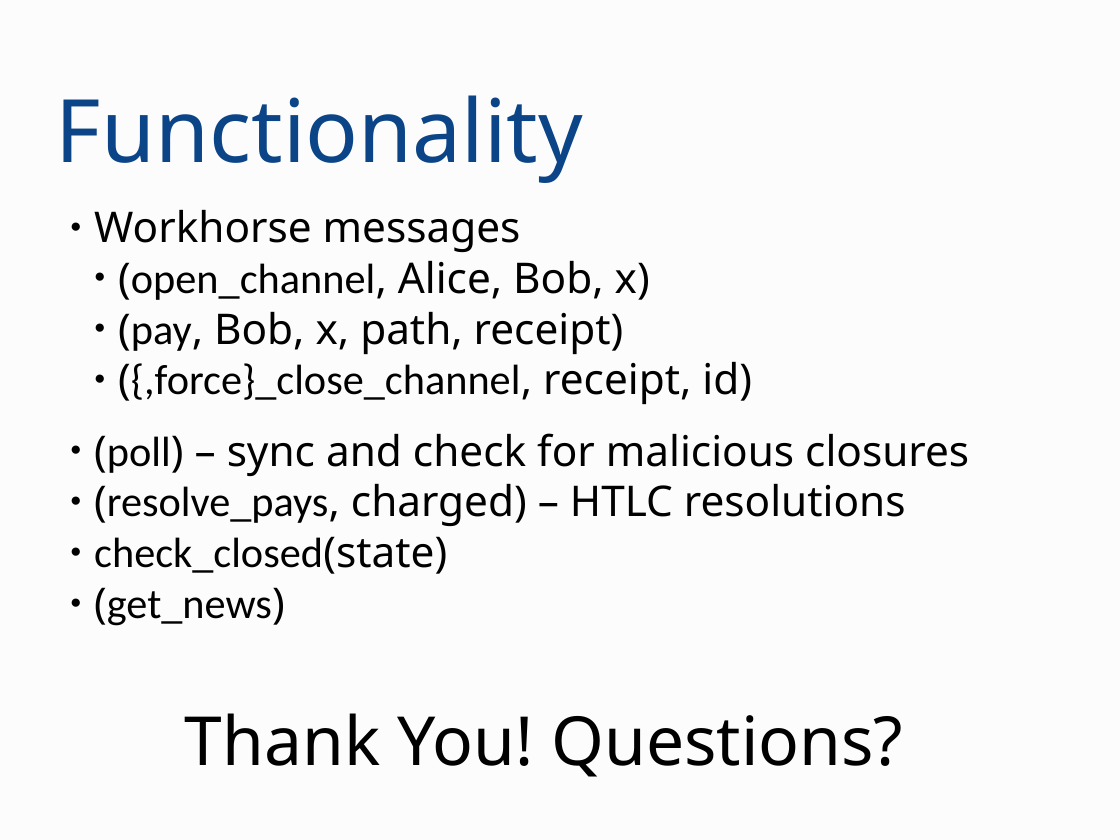
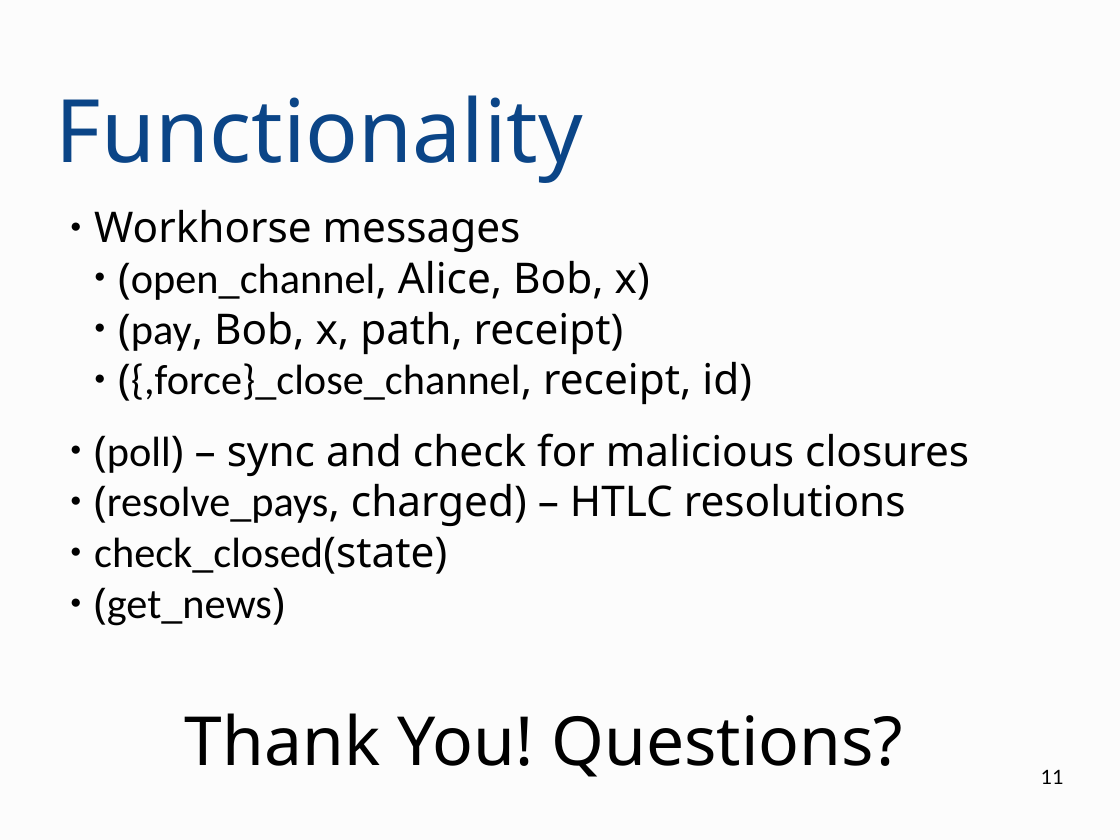
Before and after one commit to OrfeasLitos/PaymentChannels, a slide deck: slide 11 of ln-conf-2019/presentation.odp. Drawn at 1120x840 pixels with LibreOffice and Linux fonts; fonts in the diff are those of the drawing. Boxes give left, top, right and bottom in pixels: in the first picture for what was removed or moved away, otherwise in the second. Text is boxed around its words. In the diff, an @@ line names an element or a change of style, - is before the commit and + after.

```diff
--- a/ln-conf-2019/presentation.odp
+++ b/ln-conf-2019/presentation.odp
@@ page number added at (x1=1041, y1=769, x2=1064, y2=784), 14 pt, text #000000 @@
+11
```
Also in this commit, not shown: 10 other slides changed, 1 other file.
